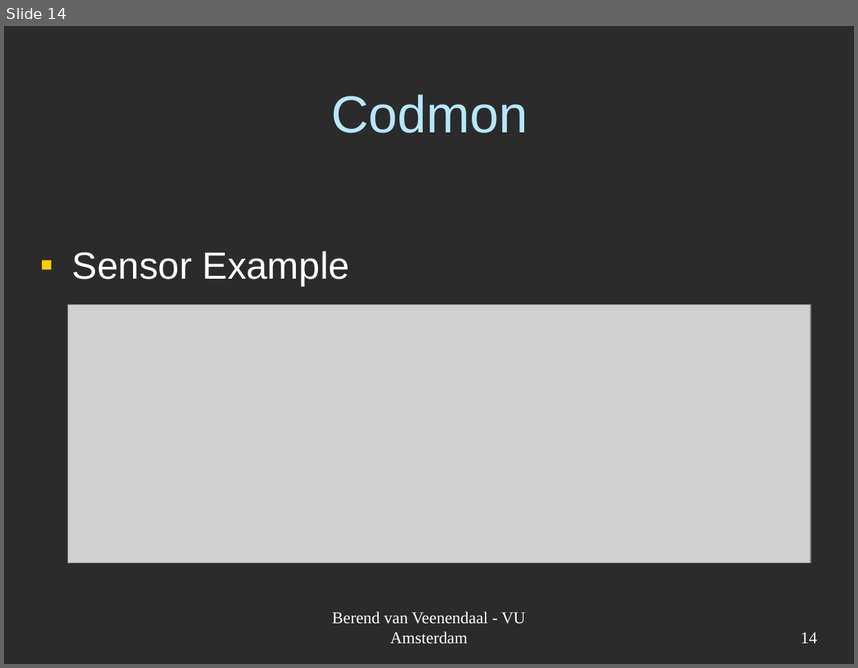
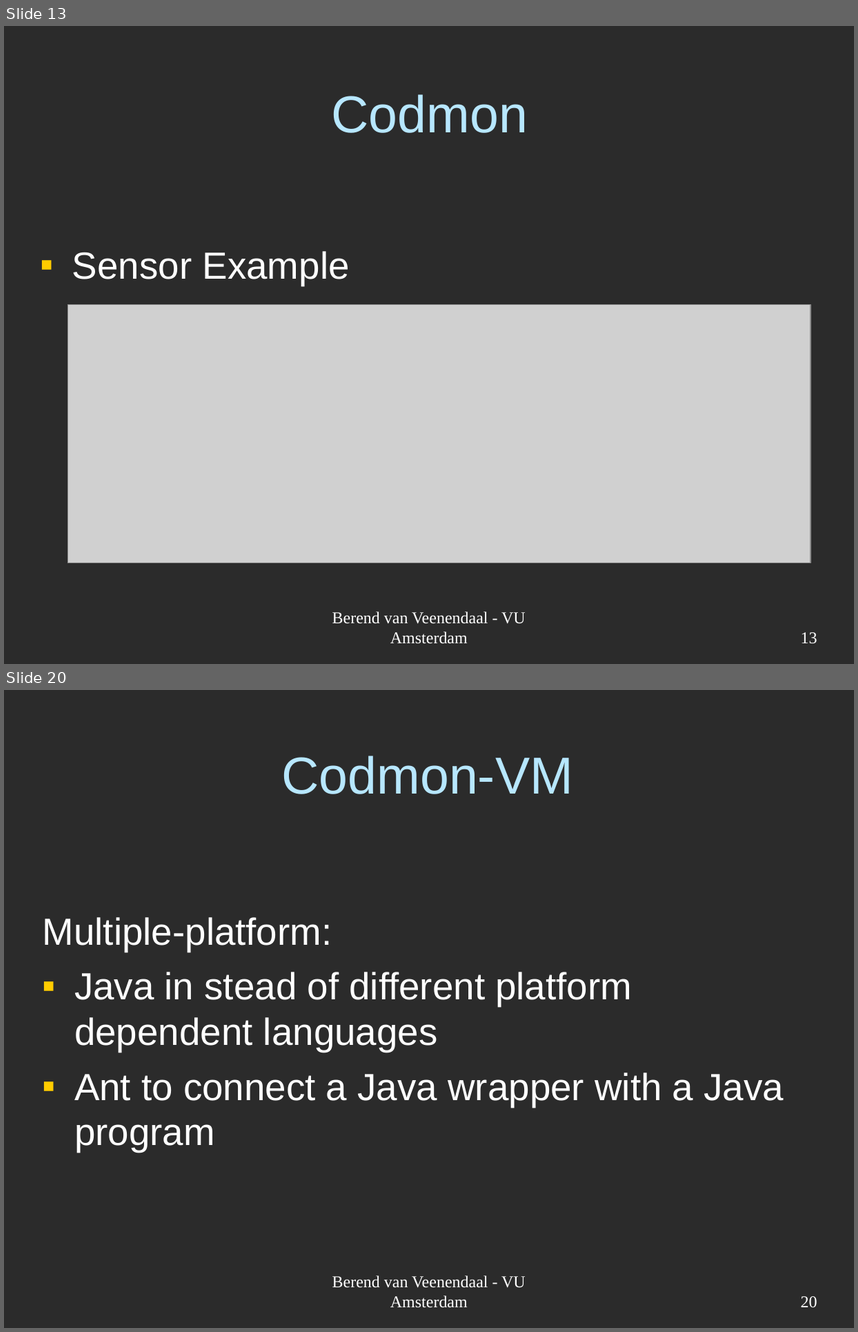
Before and after one commit to JungleComputing/codmon, a slide deck: doc/report/Codmon-VM.ppt. Shown one above the other, each under a label of ours: slide 14 before the commit, slides 13 and 20 after it; the slides between them are not shown. The pictures are 858x668 and 858x1332 pixels, drawn with LibreOffice and Linux fonts; fonts in the diff are those of the drawing; grey boxes stand for pictures; background and template pictures are left out; a plain dark background stands for a picture behind light text. Boxes give left, top, right and bottom in pixels: in the first picture for what was removed or moved away, otherwise in the second. Text is boxed around its words. In the diff, an @@ line names an element or a change of style, - is before the commit and + after.

```diff
--- a/doc/report/Codmon-VM.ppt
+++ b/doc/report/Codmon-VM.ppt
@@ slide 20 added at (x1=4, y1=690, x2=854, y2=1328), background picture (left out) @@
@@ title added at (x1=281, y1=756, x2=573, y2=794), 44 pt, text #B7E7FF @@
+Codmon-VM
@@ text added at (x1=43, y1=917, x2=784, y2=1152), 32 pt, text #FFFFFF @@
+Multiple-platform:
+▪ Java in stead of different platform dependent languages
+▪ Ant to connect a Java wrapper with a Java program
@@ text added at (x1=332, y1=1275, x2=526, y2=1308), 14 pt, text #FFFFFF @@
+Berend van Veenendaal - VU Amsterdam
@@ page number added at (x1=801, y1=1296, x2=818, y2=1308), 14 pt, text #FFFFFF @@
+20
@@ what was slide 14 is now slide 13 @@
@@ page number at (x1=801, y1=632, x2=818, y2=644): text changed @@
-14
+13
```
Also in this commit, not shown: 1 slide changed, 10 other slides added.
